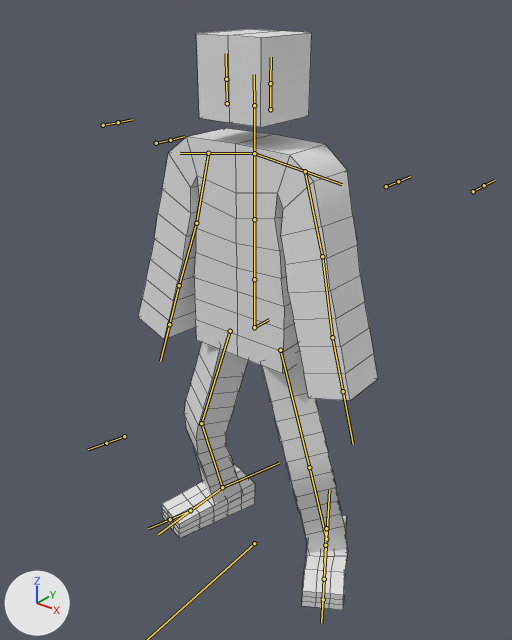
The FBX model IKPlatforming/Assets/Models/PersonRescale2.fbx as it was, and as the next commit left it.
One viewpoint serves both versions: a camera (50 mm lens) standing at (4.81, -5.99, 7.23) and looking at (-0.07, 0.11, 3.45). Lighting does not change. The marker at lower left points along +X, +Y and +Z. Both versions are drawn at frame 11 of the action 'Armature|SwivelRight'; the numbers are the values there. The bones that bend it are drawn over the model as lines. Mesh edges are drawn as thin lines.

Names of what the first picture shows: 'MeshHalf'.
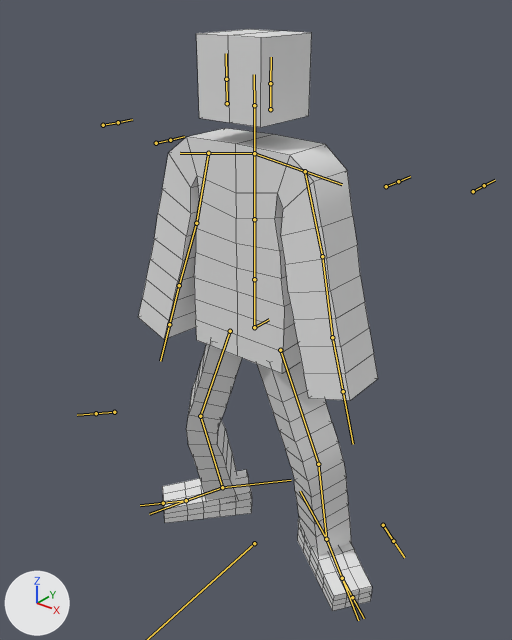
Boxes [x1, y1, x2, y2] around the edits, measured in the pictures (512 x 640 px):
```json
{"object": "MeshHalf", "change": "posed", "before": [138, 29, 378, 610], "after": [138, 29, 378, 611]}
{"bone": "Thigh.L", "before": "(280, 350) to (309, 467)", "after": "(280, 350) to (318, 464)"}
{"bone": "Foot.L", "before": "(326, 539) to (324, 579)", "after": "(326, 539) to (342, 578)"}
{"bone": "Thigh.R", "before": "(230, 331) to (201, 423)", "after": "(230, 331) to (200, 416)"}
{"bone": "Foot.R", "before": "(222, 487) to (190, 510)", "after": "(222, 487) to (186, 500)"}
```

Edits to the scene script, one JSON object a line:
```json
{"block": "bone_thigh_l", "where": "bone_thigh_l = bpy.data.objects['Armature'].pose.bones['Thigh.L']  # child of 'Dynamic Base'"}
{"op": "set", "path": "bone_thigh_l.rotation_quaternion", "old": "(0.92, 0.151, -0.357, -0.05)", "new": "(0.829, 0.175, -0.528, -0.064)", "note": "degrees (24, -40, -15) -> degrees (43, -58, -34)"}
{"block": "bone_foot_l", "where": "bone_foot_l = bpy.data.objects['Armature'].pose.bones['Foot.L']  # child of 'Shin.L'"}
{"op": "set", "path": "bone_foot_l.rotation_quaternion", "old": "(0.983, -0.147, -0.061, -0.088)", "new": "(0.989, -0.126, -0.06, -0.043)", "note": "degrees (-16, -8, -9) -> degrees (-14, -7, -4)"}
{"block": "bone_thigh_r", "where": "bone_thigh_r = bpy.data.objects['Armature'].pose.bones['Thigh.R']  # child of 'Dynamic Base'"}
{"op": "set", "path": "bone_thigh_r.rotation_quaternion", "old": "(0.962, 0.127, 0.235, 0.06)", "new": "(0.888, 0.156, 0.426, 0.073)", "note": "degrees (18, 26, 11) -> degrees (30, 47, 23)"}
{"block": "bone_foot_r", "where": "bone_foot_r = bpy.data.objects['Armature'].pose.bones['Foot.R']  # child of 'Shin.R'"}
{"op": "set", "path": "bone_foot_r.rotation_quaternion", "old": "(0.982, -0.135, 0.051, 0.118)", "new": "(0.988, -0.126, 0.054, 0.076)", "note": "degrees (-15, 8, 13) -> degrees (-14, 7, 8)"}
```
